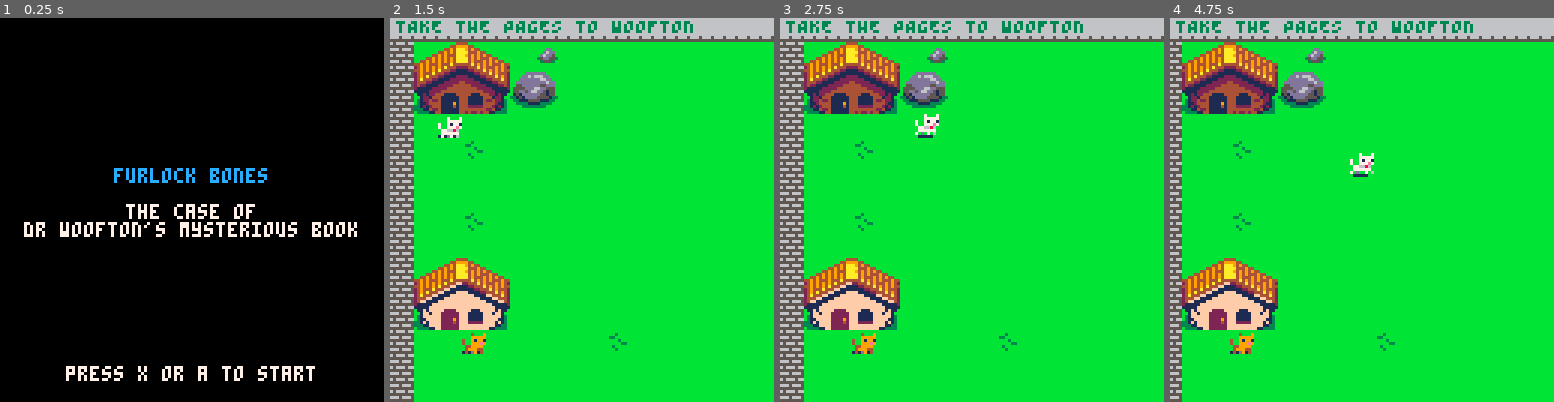
Above: before the commit, frames 1-4 (left to right).
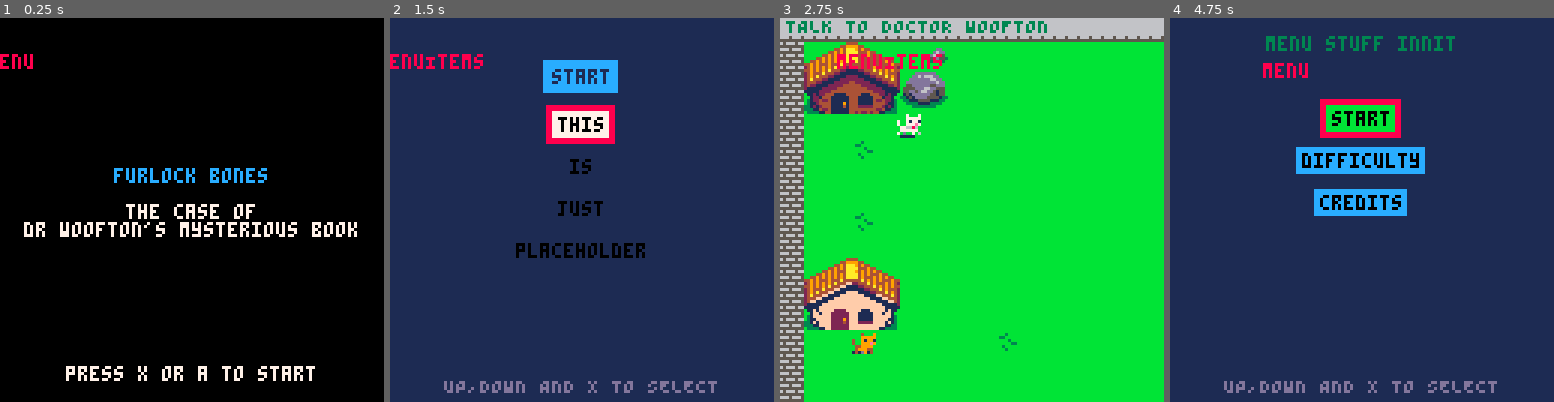
Above: after the commit, the same moments.

Repository: Mackeriah/FurlockBones-game
Game: PICO-8 cartridge furlock bones.p8
The game is run twice, just before and just after one commit, with the same random seed, the same clock (stepped at 60 frames per second) and the same inputs.
Inputs:
- Up to frame 1 (0.25 s): no input
- Up to frame 2 (1.5 s): tap X (X key) at 0.33, 1.07 s; tap O (Z key) at 0.7 s
- Up to frame 3 (2.75 s): hold Right 1.6-2.1 s; tap O (Z key) at 1.7, 2.1, 2.5 s; tap X (X key) at 1.85 s; hold Up 2.15-2.42 s; hold Right from 2.47 s (still down)
- Up to frame 4 (4.75 s): tap O (Z key) every 0.4 s from 2.9 to 4.5 s; tap X (X key) at 2.97, 4.08 s; release Right at 3.03 s; hold Left 3.08-3.58 s; hold Down 3.63-3.97 s; hold Right 4.02-4.68 s; hold Up from 4.73 s (still down)

The runs differ from the first frame. In frame 1, 0.2% of the frame differs, in the area x 0-9%, y 9-14%; in frame 2, 98%, in the area x 0-100%, y 0-100%; in frame 3, 1.7%; in frame 4, 97%.

Commit message:
getting there!

Diff:
--- a/furlock bones.p8
+++ b/furlock bones.p8
@@ -10,6 +10,8 @@
 CONTROL +K +1 = fold at level 1
 U, D, L, R, O, and X are the buttons (up, down, left, right, o-button, x-button)
 CTRL + X deletes a line of code!
+(btnp(🅾️))
+(btnp(❎))
 
 --]]
 
@@ -32,7 +34,8 @@
 	init_objective()
 	lost_animals()
 	shakeAmount = 0
-	objective.current = "TAKE THE PAGES TO WOOFTON"	-- TESTING ONLY
+	wordgame.pagesCollected = true
+	--objective.current = "TAKE THE PAGES TO WOOFTON"	-- TESTING ONLY
 	--owlBookState = "going upstairs"
 	leaves = {} -- used to store leaves, obvs
 	pages = {}
@@ -47,6 +50,7 @@
 
 function _update60()
 	musicControl()
+	menuState()
 	if activeGame == true  then
 		animate_player()
 		animate_owl()
@@ -74,8 +78,12 @@
 	cls()
 	if activeGame == false then draw_menu() else draw_game() end
 	-- player.x-20,player.y-20,8
-	--print(wordgame.pagesCollected,player.x-20,player.y-20,8)
-
+	print(wordgame.state,player.x-20,player.y-20,8)
+	--print(wordgame.answers)
+	-- for v in all(wordgame.answers) do
+  	-- 	print(v,8)
+	-- end
+	-- print(#wordgame.allQuestions)
 end
 
 function draw_menu()
@@ -96,10 +104,14 @@
 		camera(camera_x,camera_y) --0,0 as I draw wordgame in top left
 		wordgame_prepare_chosen_question()
 
-		if wordgame.state == "questionList" then
+		if wordgame.state == "menu" then
+			wordgame_draw_questions()
+		elseif wordgame.state == "questionList" then
 			wordgame_draw_questions()
 		elseif wordgame.state == "chosenQuestion" then
-			wordgame_draw_chosen_question_and_answers()
+			wordgame_draw_answers()
+		elseif wordgame.state == "menuItems" then
+			wordgame_draw_answers()
 		end
 	else
 		if shakeAmount < .3 then
@@ -401,29 +413,145 @@
 -- word game functions
 function init_wordgame()
 	wordgame = {} -- empty array to store multiple strings
-	wordgame.allQuestions = {} -- stores list of all questions	(1-4 currently)
+	wordgame.allQuestions = {}
 	wordgame.answered = {false, false, false, false} -- store when each question answered
 	wordgame.answers = {} -- empty array to store answer strings
 	wordgame.pagesCollected = false -- flag to check if player has collected all pages
 	wordgame.selectedQuestion = 1
 	wordgame.selectedAnswer = 1
-	wordgame.state = "questionList" --[[ questionList, chosenQuestion, completed]]
+	wordgame.state = "menu" --[[ menu, questionList, chosenQuestion, completed]]
 	wordgame.displayed = false -- flag to check if displayed on screen or not
 	wordgame.completed = false
 	wordgame.correct = "empty"
 end
 
+function menuState() -- change what's in this table if menu or wordgame (hacky I think but SUE ME!)
+	if wordgame.state == "menu" then
+		wordgame.allQuestions = {"start","difficulty","credits"}
+	elseif wordgame.state == "questionList" then
+		wordgame.allQuestions = {"foxes live in","foxes love to eat","fox babies are called",
+			"foxes are covered in","foxes something something",}
+	end
+end
+
+
+function wordgame_store_answers(txt)
+	wordgame.answers = txt
+end
+
+function wordgame_display_on_button_press()
+	-- z to view wordgame
+	if (btnp(🅾️)) and wordgame.pagesCollected == true and wordgame.displayed == false then
+		wordgame.displayed = true
+		tmp_camera_x = camera_x -- store current camera x,y so we can return to it later
+		tmp_camera_y = camera_y
+	elseif (btnp(🅾️)) and wordgame.pagesCollected == true and wordgame.displayed == true then
+		wordgame.displayed = false
+		camera_x = tmp_camera_x -- return camera to previous position
+		camera_y = tmp_camera_y
+	end
+end
+
+function wordgame_draw_questions()
+
+	if wordgame.state == "menu" then
+		rectfill(0, 0, 127, 127, 1) -- background colour
+		print_centered("menu stuff innit", 6, 3)
+		print_centered("UP,DOWN AND X TO SELECT", 120, 13)
+	elseif wordgame.state == "questionList" then
+		rectfill(0, 0, 127, 127, 7) -- background colour
+		print_centered("help furlock match", 6, 3)
+		print_centered("the animal facts", 12, 3)
+		print_centered("UP,DOWN AND X TO SELECT", 120, 13)
+		if wordgame.completed == true then
+			print_centered("you did it!!!", 100, 8)
+			print_centered("z or b to exit", 106, 8)
+			objective.current = "TAKE THE PAGES TO WOOFTON"
+		end
+	end
+
+	if (btnp(❎)) then
+		if wordgame.state == "menu" then
+			wordgame.state = "menuItems"
+		elseif wordgame.state == "questionList" then
+			wordgame.state = "chosenQuestion"
+		end
+		--[[ this updates the answered array using whatever the chosen question number
+			 was and sets it as true, so that when all questions are true we know
+			 the player has completed the wordgame ]]
+		wordgame.answered[wordgame.selectedQuestion] = true
+	end
+
+	-- determine longest question
+	local maxTextWidth = 0
+	for i=1, #wordgame.allQuestions do -- the # gets array length
+		if #wordgame.allQuestions[i] > maxTextWidth then -- loop through array and find longest text element
+			maxTextWidth = #wordgame.allQuestions[i] -- set max width to longest element so box wide enough
+		end
+	end
+
+	-- question text box horizontal location
+	local textbox_xx = camera_x + 64 - maxTextWidth *2 -1 -- -1 for border and centred
+	-- question text box vertical location
+	local textbox_yy = camera_y + 22 -- first question starts here
+	local textbox_width2 = textbox_xx+(maxTextWidth*4)  -- *4 to account for character width
+	local textbox_height2 = textbox_yy + 6 -- *6 for character height
+
+	-- loop through questions, create box for each and add text
+	for i=1, #wordgame.allQuestions do
+		local txt = wordgame.allQuestions[i]
+		local tx = camera_x + 64 - #txt * 2 -- centre text based on length of string txt
+		local ty = textbox_yy - 5 +(i*14) -- padding for top of box but as loop starts at 1 we subtract 5
+
+		-- selected question outer border
+		if wordgame.selectedQuestion == i then rectfill(tx-4,ty-4,tx+#txt*4+2,ty+6+2,8) end
+
+		-- inner question box
+		if wordgame.answered[i] == true then
+			rectfill(tx-2,ty-2,tx+#txt*4,ty+6,11) -- colour box green if already answered
+		else
+			rectfill(tx-2,ty-2,tx+#txt*4,ty+6,12)
+		end
+		print(txt, tx, ty, 0) -- display question text
+	end
+
+	-- use up and down to select a question unless already correctly answered
+	if (btnp(3)) then -- 3 is down button and loop back to top
+		if wordgame.selectedQuestion > #wordgame.allQuestions-1 then
+			wordgame.selectedQuestion = 1
+		else wordgame.selectedQuestion += 1 end
+	end
+	if (btnp(2)) then -- 2 is up button and loop back to bottom
+		if wordgame.selectedQuestion == 1 then
+			wordgame.selectedQuestion = #wordgame.allQuestions
+		else wordgame.selectedQuestion -= 1 end
+	end
+
+	if wordgame.answered[1] == true
+		and wordgame.answered[2] == true
+		and wordgame.answered[3] == true
+		and wordgame.answered[4] == true then
+			wordgame.completed = true
+	end
+end
+
 function wordgame_prepare_chosen_question()
 
-	wordgame.allQuestions =
-		({"foxes live in",
-		"foxes love to eat",
-		"fox babies are called",
-		"foxes are covered in",
-		"foxes something something",})
-
 	lostAnimal = animal.list[animal.active]
-	if wordgame.state == "chosenQuestion" then
+
+	if wordgame.state == "menuItems" then
+		if wordgame.selectedQuestion == 1 then
+				wordgame_store_answers({"this", "is", "just","placeholder"})
+				wordgame.correct_answer = 1
+			elseif wordgame.selectedQuestion == 2 then
+				wordgame_store_answers({"easy", "medium", "hard"})
+				wordgame.correct_answer = 1
+			elseif wordgame.selectedQuestion == 3 then
+				wordgame_store_answers({"credits"})
+				wordgame.correct_answer = 1
+			end
+
+	elseif wordgame.state == "chosenQuestion" then
 		if lostAnimal == "fox" then
 			if wordgame.selectedQuestion == 1 then
 				wordgame_store_answers({"large dens", "hives", "a tree-house","very deep holes","a sausage factory"})
@@ -449,101 +577,14 @@
 	end
 end
 
-function wordgame_store_answers(txt)
-	wordgame.answers = txt
-end
-
-function wordgame_display_on_button_press()
-	-- z to view wordgame
-	if (btnp(🅾️)) and wordgame.pagesCollected == true and wordgame.displayed == false then
-		wordgame.displayed = true
-		tmp_camera_x = camera_x -- store current camera x,y so we can return to it later
-		tmp_camera_y = camera_y
-	elseif (btnp(🅾️)) and wordgame.pagesCollected == true and wordgame.displayed == true then
-		wordgame.displayed = false
-		camera_x = tmp_camera_x -- return camera to previous position
-		camera_y = tmp_camera_y
-	end
-end
-
-function wordgame_draw_questions()
-	rectfill(0, 0, 127, 127, 7) -- background colour
-	print_centered("help furlock match", 6, 3)
-	print_centered("the animal facts", 12, 3)
-	print_centered("UP,DOWN AND X TO SELECT", 120, 13)
-	if wordgame.completed == true then
-		print_centered("you did it!!!", 100, 8)
-		print_centered("z or b to exit", 106, 8)
-		objective.current = "TAKE THE PAGES TO WOOFTON"
-	end
-
-	-- let user pick a question and mark as answered
-	if (btnp(❎)) then
-		wordgame.state = "chosenQuestion"
-		--[[ this updates the answered array using whatever the chosen question number
-			 was and sets it as true, so that when all questions are true we know
-			 the player has completed the wordgame ]]
-		wordgame.answered[wordgame.selectedQuestion] = true
-	end
-
-	-- determine longest question
-	local maxTextWidth = 0
-	for i=1, #wordgame.allQuestions do -- the # gets array length
-		if #wordgame.allQuestions[i] > maxTextWidth then -- loop through array and find longest text element
-			maxTextWidth = #wordgame.allQuestions[i] -- set max width to longest element so box wide enough
-		end
-	end
-
-	-- question text box horizontal location
-	local textbox_xx = camera_x + 64 - maxTextWidth *2 -1 -- -1 for border and centred
-	-- question text box vertical location
-	local textbox_yy = camera_y + 22 -- first question starts here
-	local textbox_width2 = textbox_xx+(maxTextWidth*4)  -- *4 to account for character width
-	local textbox_height2 = textbox_yy + 6 -- *6 for character height
-
-	-- loop through questions, create box for each and add text
-	for i=1, #wordgame.allQuestions do
-		local txt = wordgame.allQuestions[i]
-		local tx = camera_x + 64 - #txt * 2 -- centre text based on length of string txt
-		local ty = textbox_yy - 5 +(i*14) -- padding for top of box but as loop starts at 1 we subtract 5
-
-		-- selected question outer border
-		if wordgame.selectedQuestion == i then rectfill(tx-4,ty-4,tx+#txt*4+2,ty+6+2,8) end
-
-		-- inner question box
-		if wordgame.answered[i] == true then
-			rectfill(tx-2,ty-2,tx+#txt*4,ty+6,11) -- colour box green if already answered
-		else
-			rectfill(tx-2,ty-2,tx+#txt*4,ty+6,12)
-		end
-		print(txt, tx, ty, 0) -- display question text
-	end
-
-	-- use up and down to select a question unless already correctly answered
-	if (btnp(3)) then -- 3 is down button and loop back to top
-		if wordgame.selectedQuestion > #wordgame.allQuestions-1 then
-			wordgame.selectedQuestion = 1
-		else wordgame.selectedQuestion += 1 end
-	end
-	if (btnp(2)) then -- 2 is up button and loop back to bottom
-		if wordgame.selectedQuestion == 1 then
-			wordgame.selectedQuestion = #wordgame.allQuestions
-		else wordgame.selectedQuestion -= 1 end
-	end
-
-	if wordgame.answered[1] == true
-		and wordgame.answered[2] == true
-		and wordgame.answered[3] == true
-		and wordgame.answered[4] == true then
-			wordgame.completed = true
-	end
-end
-
-function wordgame_draw_chosen_question_and_answers()
+function wordgame_draw_answers()
  -- ** QUESTION LOGIC**
  	cls()
-	rectfill(0, 0, 127, 127, 7) -- draw background screen colour
-
+	if wordgame.state == "menuItems" then
+		rectfill(0, 0, 127, 127, 1) -- background colour
+	elseif wordgame.state == "chosenQuestion" then
+		rectfill(0, 0, 127, 127, 7) -- draw background screen colour
+	end
 	maxTextWidth = #wordgame.allQuestions[wordgame.selectedQuestion]
 
 	-- define textbox with border
@@ -605,7 +646,12 @@
 	if wordgame.correct == "true" then -- stop answer selection if already correct and return to questions on x button
 		if (btnp(❎)) then
 			wordgame.correct = "empty"
-			wordgame.state = "questionList"
+			if wordgame.state == "menuItems" then
+				wordgame.state = "menu"
+			elseif wordgame.state == "chosenQuestion" then
+				wordgame.state = "questionList"
+			end
+
 		wordgame.selectedAnswer = 1 -- reset to 1 for next question
 		return -- quit function
 		end -- return to list of questions
@@ -632,26 +678,41 @@
 
 	-- check if correct
 	if (btnp(❎)) then
-		if wordgame.selectedAnswer == wordgame.correct_answer then
+		-- basically whatever user selects from menu is 'correct'
+		if wordgame.state == "menuItems" then
+			wordgame.correct_answer = wordgame.selectedAnswer
 			wordgame.correct = "true"
-		else
-			wordgame.correct = "false"
-		end
-	end
-	if wordgame.correct == "true" then
-		print_centered("well done! press x to close",102,11)
-	elseif wordgame.correct == "false" then
-
-		-- local falseResponse = flr(rnd(4))
-		-- if falseResponse == 0 then
-		-- 	print_centered("i don't think that's right", 108, 8)
-		-- elseif falseResponse == 1 then
-		-- 	print_centered("i don't", 108, 8)
-		-- elseif falseResponse == 2 then
-		-- 	print_centered("think that", 108, 8)
-		-- elseif falseResponse == 2 then
-	print_centered("that's NOT right!!!!", 108, 8)
-		--end
+		end
+
+		if wordgame.state == "chosenQuestion" then
+			if wordgame.selectedAnswer == wordgame.correct_answer then
+				wordgame.correct = "true"
+			else
+				wordgame.correct = "false"
+			end
+		end
+	end
+
+	if wordgame.state == "menuItems" then
+		if wordgame.correct == "true" then
+			print_centered("press x to go back",102,11)
+		end
+	elseif wordgame.state == "chosenQuestion" then
+		if wordgame.correct == "true" then
+			print_centered("well done! press x to close",102,11)
+		elseif wordgame.correct == "false" then
+
+			-- local falseResponse = flr(rnd(4))
+			-- if falseResponse == 0 then
+			-- 	print_centered("i don't think that's right", 108, 8)
+			-- elseif falseResponse == 1 then
+			-- 	print_centered("i don't", 108, 8)
+			-- elseif falseResponse == 2 then
+			-- 	print_centered("think that", 108, 8)
+			-- elseif falseResponse == 2 then
+		print_centered("that's NOT right!!!!", 108, 8)
+			--end
+		end
 	end
 	print_centered("UP,DOWN AND X TO SELECT", 120, 13)
 end
